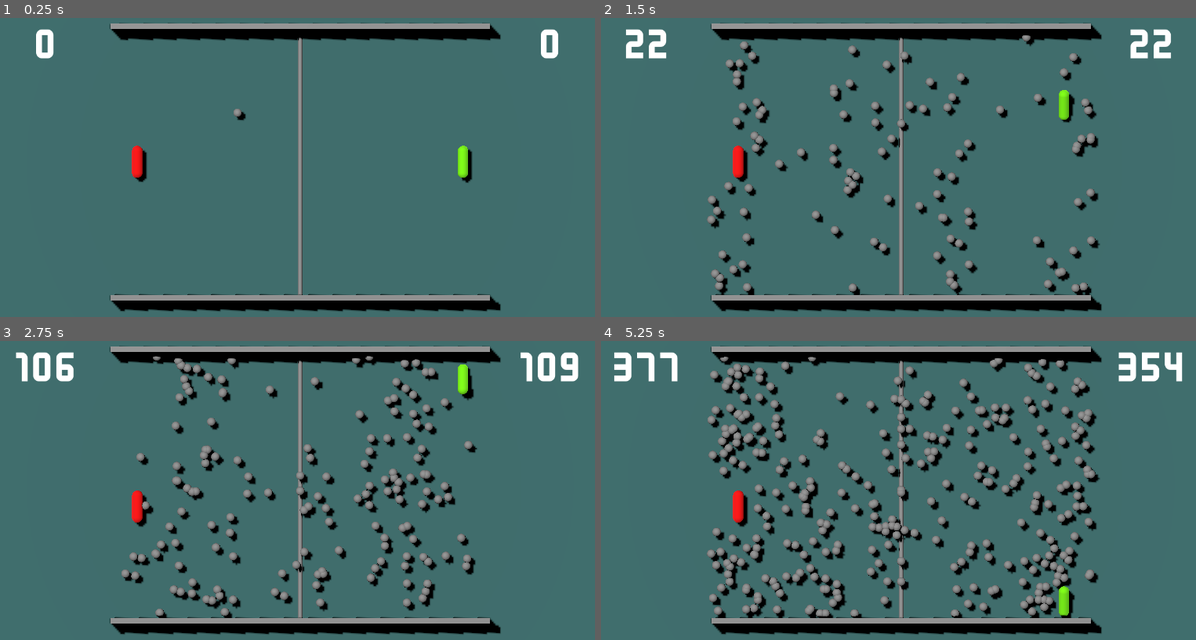
Above: before the commit, frames 1-4 (two rows, left to right).
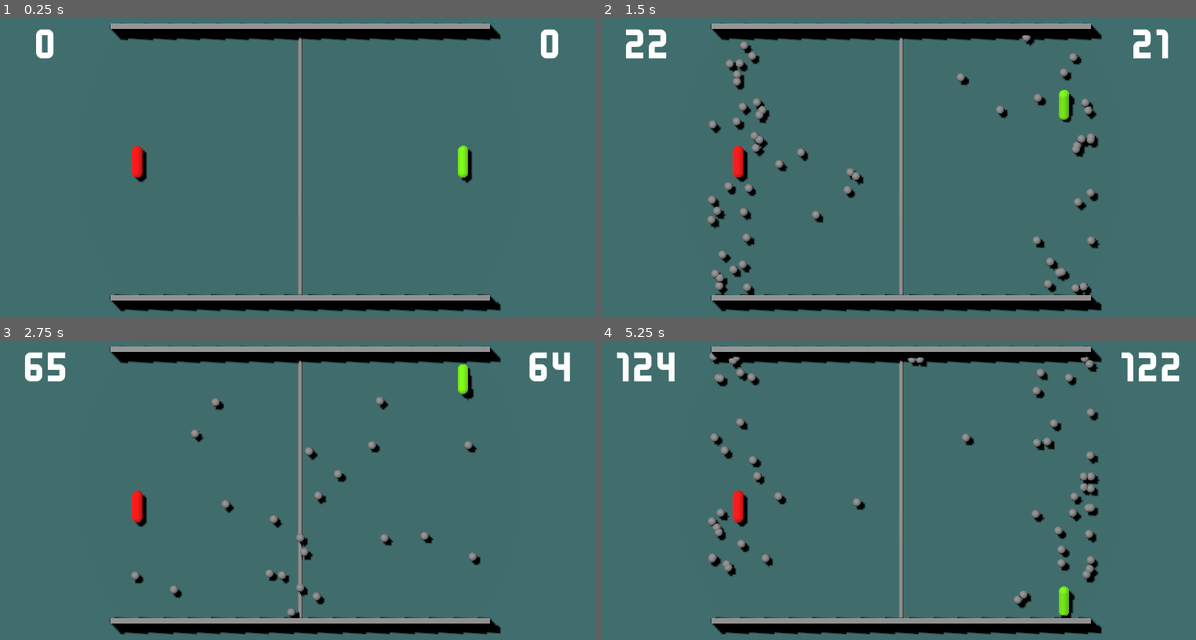
Above: after the commit, the same moments.

Repository: 5tr1k3r/tier_01_pong
Game: Godot game, scene res://game/main.tscn
The game is run twice, just before and just after one commit, with the same random seed, the same clock (stepped at 60 frames per second) and the same inputs.
Inputs:
- Up to frame 1 (0.25 s): no input
- Up to frame 2 (1.5 s): tap Enter (ui_accept) at 0.5, 0.77 s; hold Up (p1_move_up) 0.53-1.28 s; tap S (p2_move_down) at 0.6 s; hold Down (p1_move_down) from 1.28 s (still down); tap W (p2_move_up) at 1.35 s
- Up to frame 3 (2.75 s): tap Enter (ui_accept) at 1.52 s; release Down (p1_move_down) at 2.03 s; hold Up (p1_move_up) from 2.03 s (still down); tap S (p2_move_down) at 2.1 s
- Up to frame 4 (5.25 s): tap W (p2_move_up) at 2.85, 4.35 s; tap Enter (ui_accept) at 3.02, 3.77, 4.52 s; release Up (p1_move_up) at 3.53 s; hold Down (p1_move_down) from 3.53 s (still down); tap S (p2_move_down) at 3.6, 5.1 s

The runs differ from the first frame. In frame 1, less than 0.1% of the frame differs, in the area x 39-42%, y 30-35%; in frame 2, 2.7%; in frame 3, 9.3%; in frame 4, 17%, in the area x 2-98%, y 3-93%.

Commit message:
add delay before spawning ball

Diff:
--- a/game/main.gd
+++ b/game/main.gd
@@ -4,6 +4,7 @@
 @onready var right_score_label: Label = $UI/RightScoreLabel
 @onready var left_score_label: Label = $UI/LeftScoreLabel
 @onready var camera_pivot: Marker3D = $CameraPivot
+@onready var ball_spawn_timer: Timer = $BallSpawnTimer
 
 var right_score: int = 0
 var left_score: int = 0
@@ -14,7 +15,7 @@
 	else:
 		printerr("Main could not find Arena node!")
 
-	spawn_ball()
+	ball_spawn_timer.start()
 
 func spawn_ball() -> void:
 	var ball: Ball = preload("res://game/ball/ball.tscn").instantiate()
@@ -48,4 +49,7 @@
 func _on_arena_score_occurred(player_side: Enums.PlayerSide) -> void:
 	# print("Player ", Enums.PlayerSide.find_key(player_side), " scored!")
 	update_score(player_side)
+	ball_spawn_timer.start()
+
+func _on_ball_spawn_timer_timeout() -> void:
 	spawn_ball()
--- a/game/main.tscn
+++ b/game/main.tscn
@@ -78,3 +78,9 @@
 text = "0"
 horizontal_alignment = 1
 vertical_alignment = 1
+
+[node name="BallSpawnTimer" type="Timer" parent="."]
+wait_time = 0.6
+one_shot = true
+
+[connection signal="timeout" from="BallSpawnTimer" to="." method="_on_ball_spawn_timer_timeout"]
